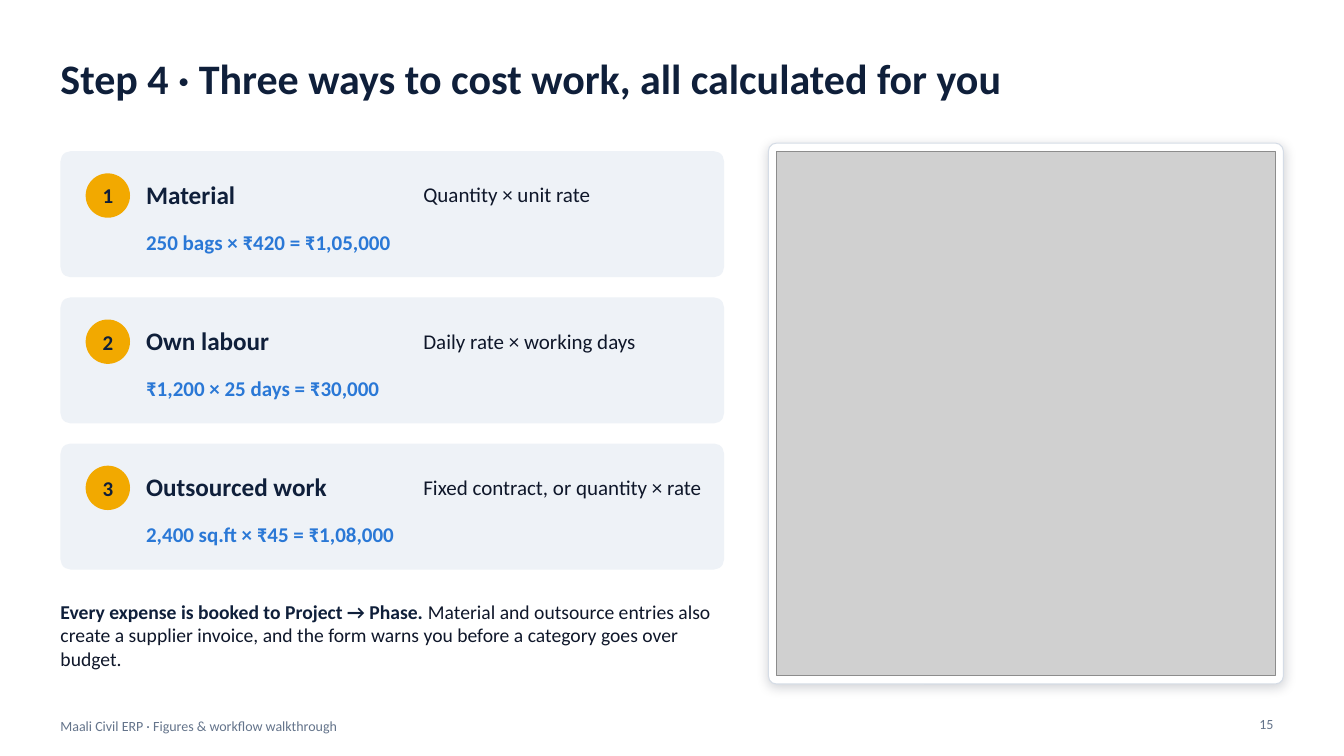
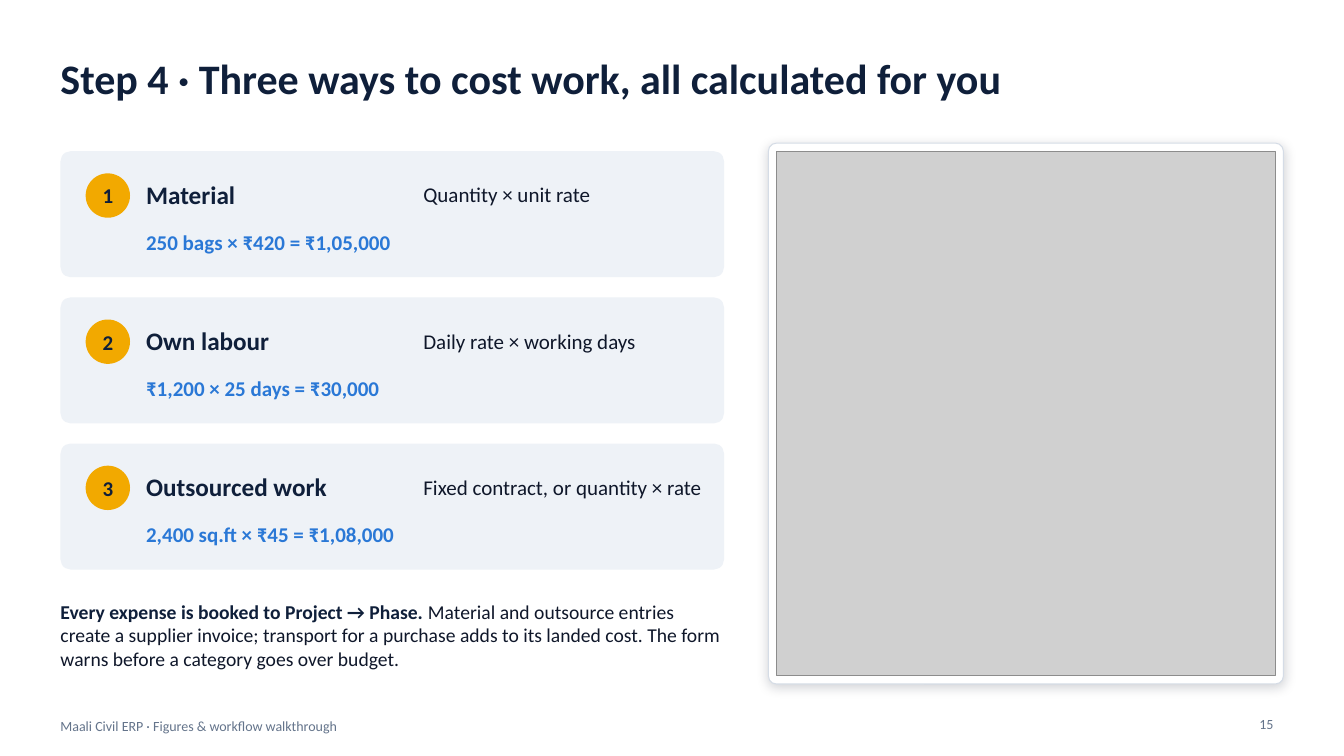
Before and after one commit to adetivedesk/Maali, a slide deck: slide 15 of docs/Maali_ERP_Figures_and_Workflow.pptx. Drawn at 1344x756 pixels with LibreOffice and Linux fonts; fonts in the diff are those of the drawing; grey boxes stand for pictures. Boxes give left, top, right and bottom in pixels: in the first picture for what was removed or moved away, otherwise in the second. Text is boxed around its words. In the diff, an @@ line names an element or a change of style, - is before the commit and + after.

```diff
--- a/docs/Maali_ERP_Figures_and_Workflow.pptx
+++ b/docs/Maali_ERP_Figures_and_Workflow.pptx
@@ text at [60,605,719,670]: text changed @@
-Every expense is booked to Project → Phase. Material and outsource entries also create a supplier invoice, and the form warns you before a category goes over budget.
+Every expense is booked to Project → Phase. Material and outsource entries create a supplier invoice; transport for a purchase adds to its landed cost. The form warns before a category goes over budget.
```
Also in this commit, not shown: 7 other slides changed, 13 other files.
